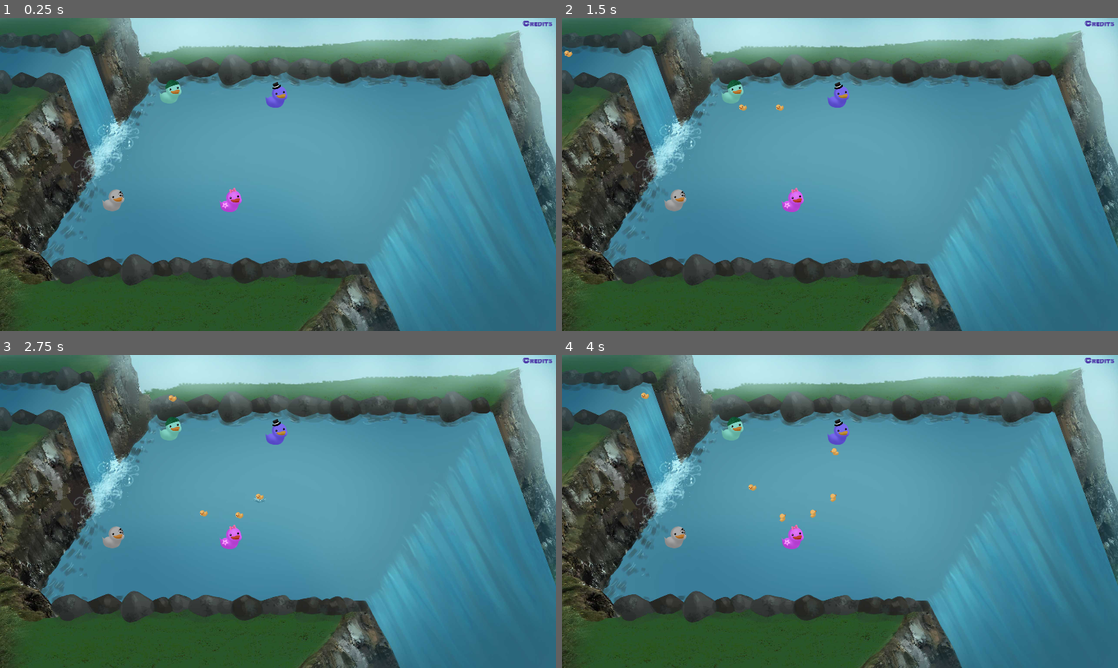
Above: before the commit, frames 1-4 (two rows, left to right).
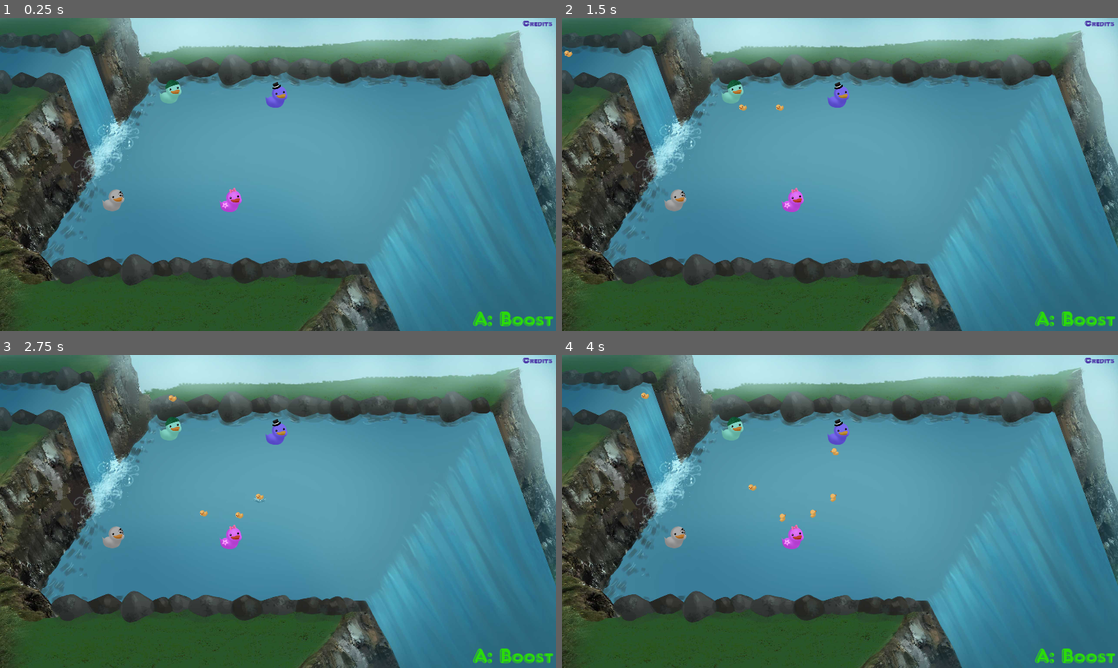
Above: after the commit, the same moments.

Repository: TeamAwesomeTOJam/ducks
Game: Godot game, scene res://Game.tscn
Same seed, same stepped clock (60 frames per second), same inputs: the game is played once before the commit and once after it.
Inputs:
- Up to frame 1 (0.25 s): no input
- Up to frame 2 (1.5 s): tap Enter (p0duck) at 0.5, 0.6, 1.35 s
- Up to frame 3 (2.75 s): tap Enter (p0duck) at 2.1 s
- Up to frame 4 (4 s): tap Enter (p0duck) at 2.85, 3.6 s

The runs differ from the first frame. In frame 1, 0.3% of the frame differs, in the area x 85-100%, y 93-99%; in frame 2, 0.3%; in frame 3, 0.3%; in frame 4, 0.3%.

Commit message:
add boost label AGAIN

Diff:
--- a/Game.tscn
+++ b/Game.tscn
@@ -47,6 +47,14 @@
 use_filter = false
 font_data = ExtResource( 15 )
 _sections_unfolded = [ "Extra Spacing", "Font", "Settings" ]
+
+[sub_resource type="DynamicFont" id=6]
+
+size = 100
+use_mipmaps = false
+use_filter = false
+font_data = ExtResource( 15 )
+_sections_unfolded = [ "Font", "Settings" ]
 
 [node name="Game" type="Node" index="0"]
 
@@ -320,6 +328,30 @@
 max_lines_visible = -1
 _sections_unfolded = [ "custom_colors", "custom_fonts" ]
 
+[node name="BoostLabel" type="Label" parent="." index="13"]
+
+anchor_left = 0.0
+anchor_top = 0.0
+anchor_right = 0.0
+anchor_bottom = 0.0
+margin_left = 2180.0
+margin_top = 1346.0
+margin_right = 2683.0
+margin_bottom = 1417.0
+rect_pivot_offset = Vector2( 0, 0 )
+rect_clip_content = false
+mouse_filter = 2
+mouse_default_cursor_shape = 0
+size_flags_horizontal = 1
+size_flags_vertical = 4
+custom_fonts/font = SubResource( 6 )
+custom_colors/font_color = Color( 0.165181, 0.855469, 0.044856, 1 )
+text = "A: Boost"
+percent_visible = 1.0
+lines_skipped = 0
+max_lines_visible = -1
+_sections_unfolded = [ "custom_colors", "custom_fonts" ]
+
 [connection signal="body_entered" from="ScoringArea" to="." method="_on_ScoringArea_body_entered"]
 
 [connection signal="pressed" from="Button" to="." method="_on_Button_pressed"]
Not shown: 1 places in Game.tscn that only renumber resources
